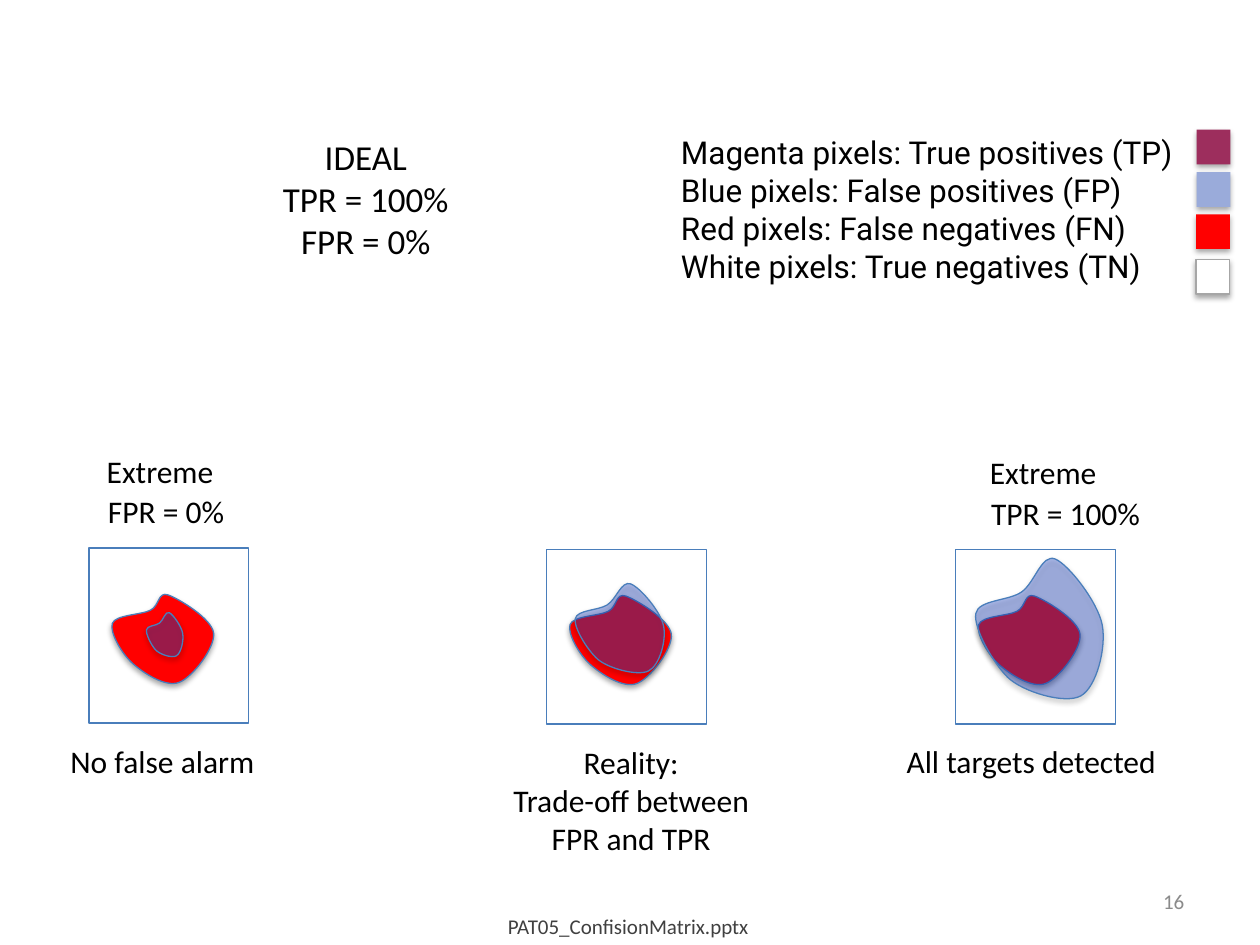
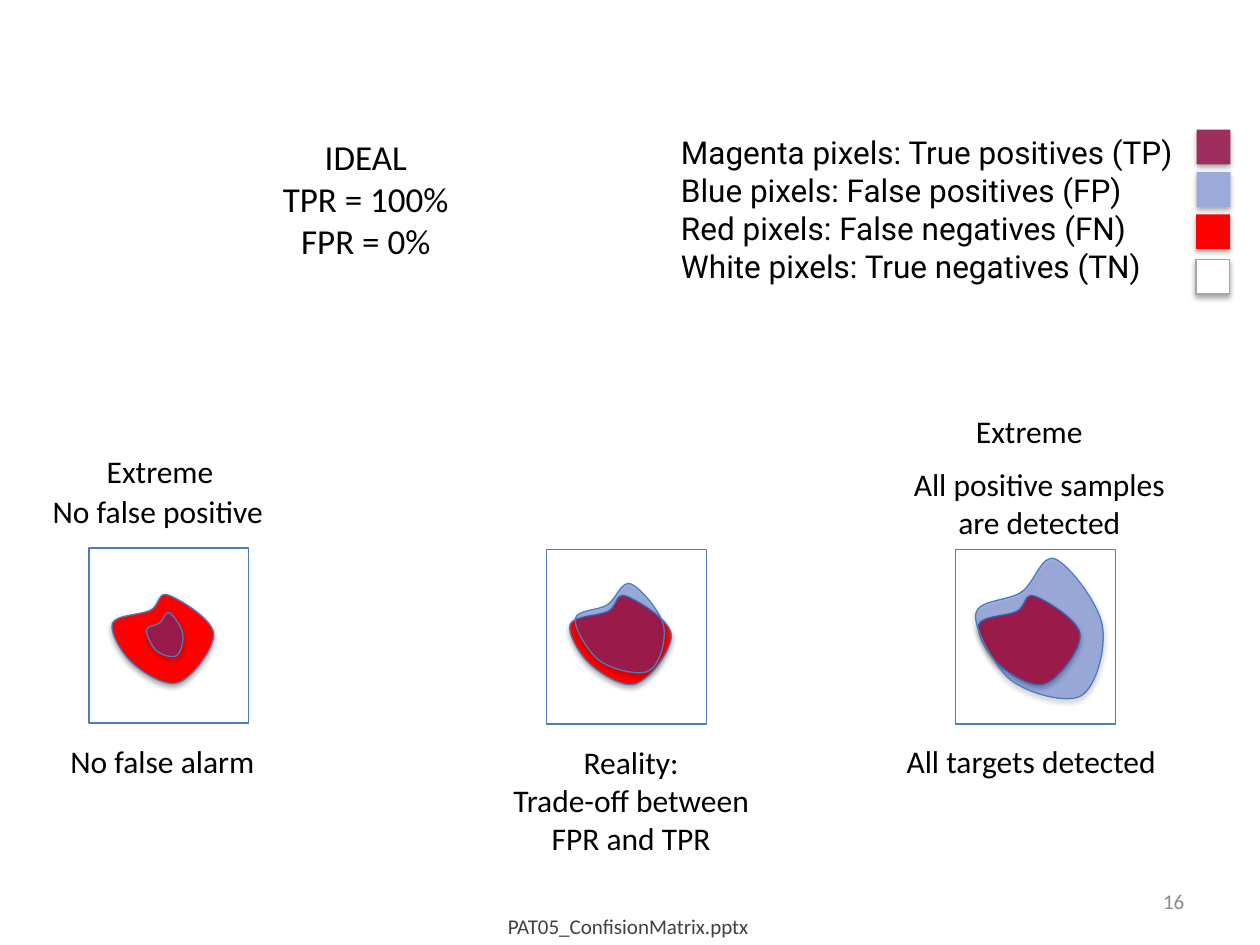
Before and after one commit to domingomery/patrones, a slide deck: slide 16 of clases/Cap05_Evaluacion/presentations/PAT05_ConfusionMatrix.pptx. Drawn at 1260x945 pixels with LibreOffice and Linux fonts; fonts in the diff are those of the drawing. Boxes give left, top, right and bottom in pixels: in the first picture for what was removed or moved away, otherwise in the second. Text is boxed around its words. In the diff, an @@ line names an element or a change of style, - is before the commit and + after.

```diff
--- a/clases/Cap05_Evaluacion/presentations/PAT05_ConfusionMatrix.pptx
+++ b/clases/Cap05_Evaluacion/presentations/PAT05_ConfusionMatrix.pptx
@@ text "Extreme": place and size @@
-text "Extreme" at (990,463,1097,485)
+text "Extreme" at (976,422,1083,444)
@@ text "Extreme" at (976,422,1083,444): alignment left to centre @@
@@ text at (914,474,1164,535): text changed @@
-TPR = 100%
+All positive samples
+are detected
@@ text at (53,501,263,528): text changed @@
-FPR = 0%
+No false positive
```
Also in this commit, not shown: 2 other slides changed, 1 other file.
